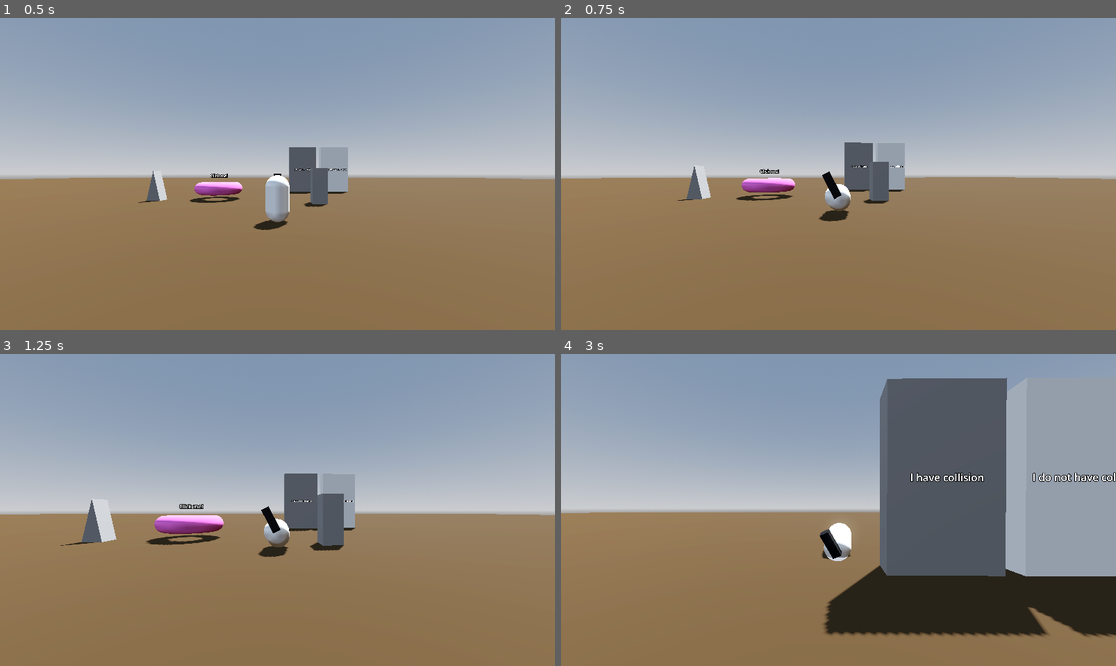
Above: before the commit, frames 1-4 (two rows, left to right).
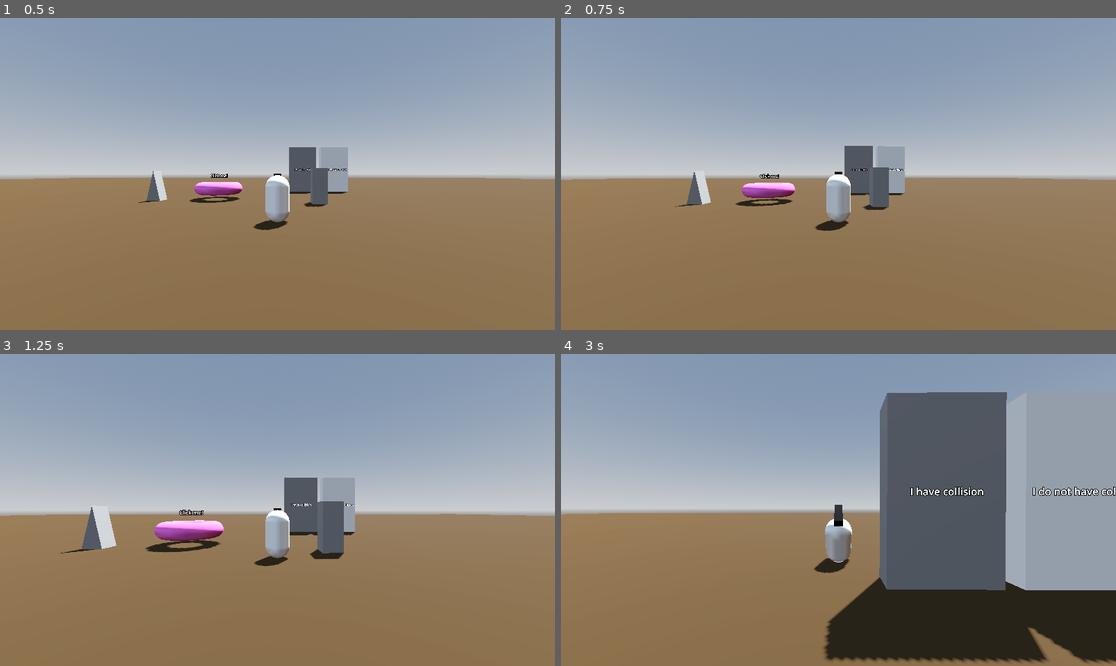
Above: after the commit, the same moments.

Repository: Gjosti/dev-sandbox
Game: Godot game, scene res://Levels/sandbox_level.tscn
Two runs of this game, one before a commit and one after it. Both use one fixed random seed, a clock stepped at 60 frames per second and the inputs below.
Inputs (mouse positions are in pixels of both pictures, inside the frame that each line leads up to):
- Up to frame 1 (0.5 s): no input
- Up to frame 2 (0.75 s): tap Enter at 0.5 s; move the mouse to (866, 174) at 0.52 s; hold W (move_forward) from 0.53 s (still down); hold Ctrl (crouch) from 0.53 s (still down); click (866, 174) at 0.67 s
- Up to frame 3 (1.25 s): keep holding W (move_forward); keep holding Ctrl (crouch); tap Space (jump) at 0.77 s
- Up to frame 4 (3 s): keep holding W (move_forward); move the mouse to (810, 510) at 1.27 s; release Ctrl (crouch) at 1.28 s; click (810, 510) at 1.35 s; tap Space (jump) at 1.52 s; tap Ctrl (crouch) at 1.55 s; move the mouse to (849, 503) at 2.02 s; hold Ctrl (crouch) 2.03-2.78 s; move the mouse to (832, 516) at 2.77 s; tap Shift (dash) at 2.85 s; click (832, 516) at 2.92 s

Frame 1 is identical in both runs. In frame 2, 2.3% of the frame differs, in the area x 0-100%, y 39-69%; in frame 3, 3.2%; in frame 4, 10%, in the area x 0-100%, y 7-100%.

Commit message:
fix: added deg_to_rad()  for the temporary crouch

Diff:
--- a/Player/crouch.gd
+++ b/Player/crouch.gd
@@ -1,10 +1,7 @@
 extends Node3D
 
-# Prob needs a Crouch MoveSpace to work in the AnimationTree
-
 @export var player: Player
-@export var crouch_modifier: float = 0.5
-@export var crouch_camera_offset: float = 0.5
+@export var crouch_pitch: float = -45.0 # Degrees to lean forward
 
 var is_crouching: bool = false
 
@@ -12,10 +9,11 @@
 	if event.is_action_pressed("crouch"):
 		if not is_crouching:
 			is_crouching = true
-			player.player_mesh.rotation = Vector3(crouch_modifier , 1, 1)
-			player.collision_shape_3d.rotation = Vector3(crouch_modifier, 1, 1)
+			var pitch_rad = deg_to_rad(crouch_pitch)
+			player.player_mesh.rotation.x = pitch_rad
+			player.collision_shape_3d.rotation.x = pitch_rad
 	else:
 		if is_crouching:
 			is_crouching = false
-			player.player_mesh.rotation = Vector3(1, 1, 1)
-			player.collision_shape_3d.rotation = Vector3(1, 1, 1)
+			player.player_mesh.rotation.x = 0.0
+			player.collision_shape_3d.rotation.x = 0.0
